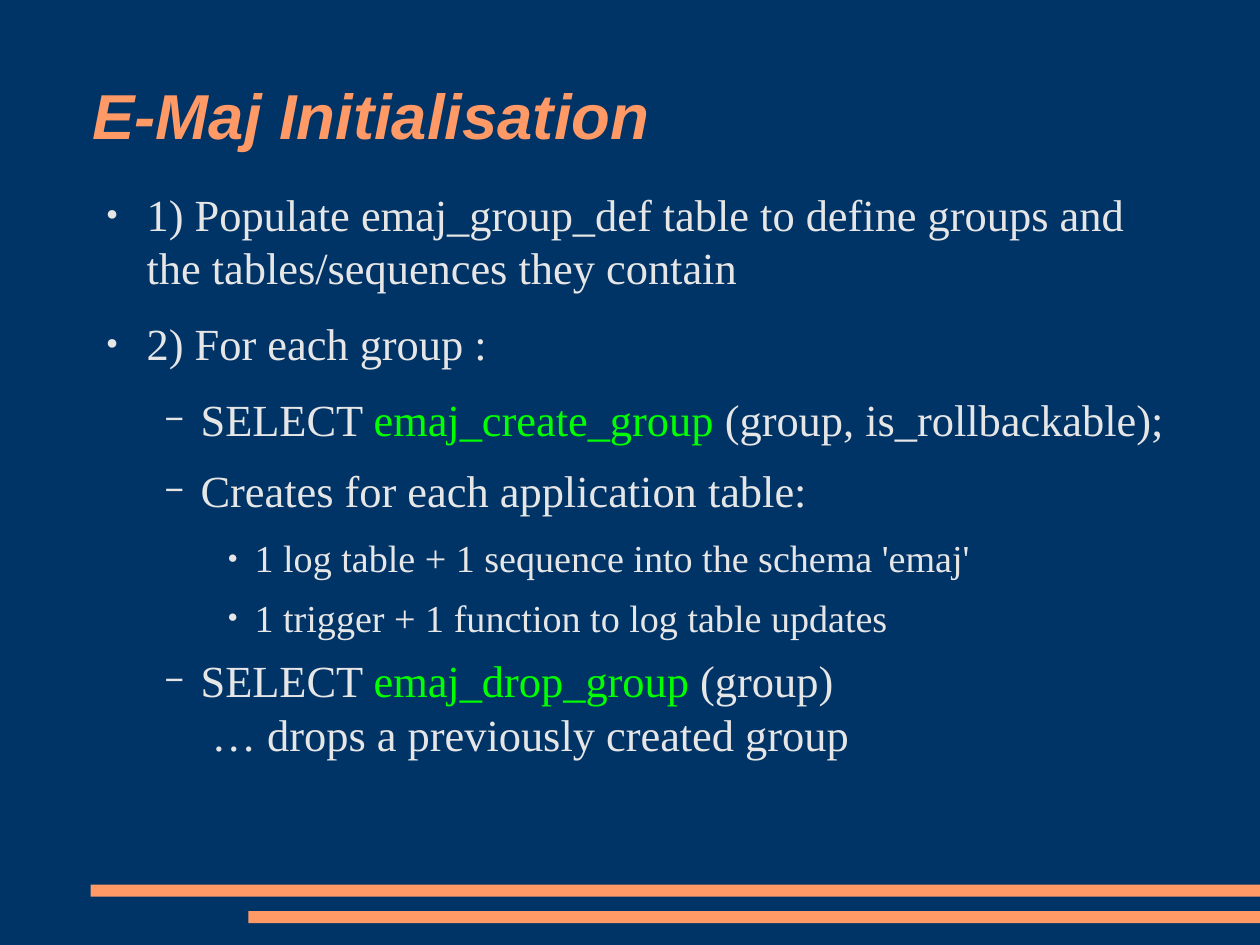
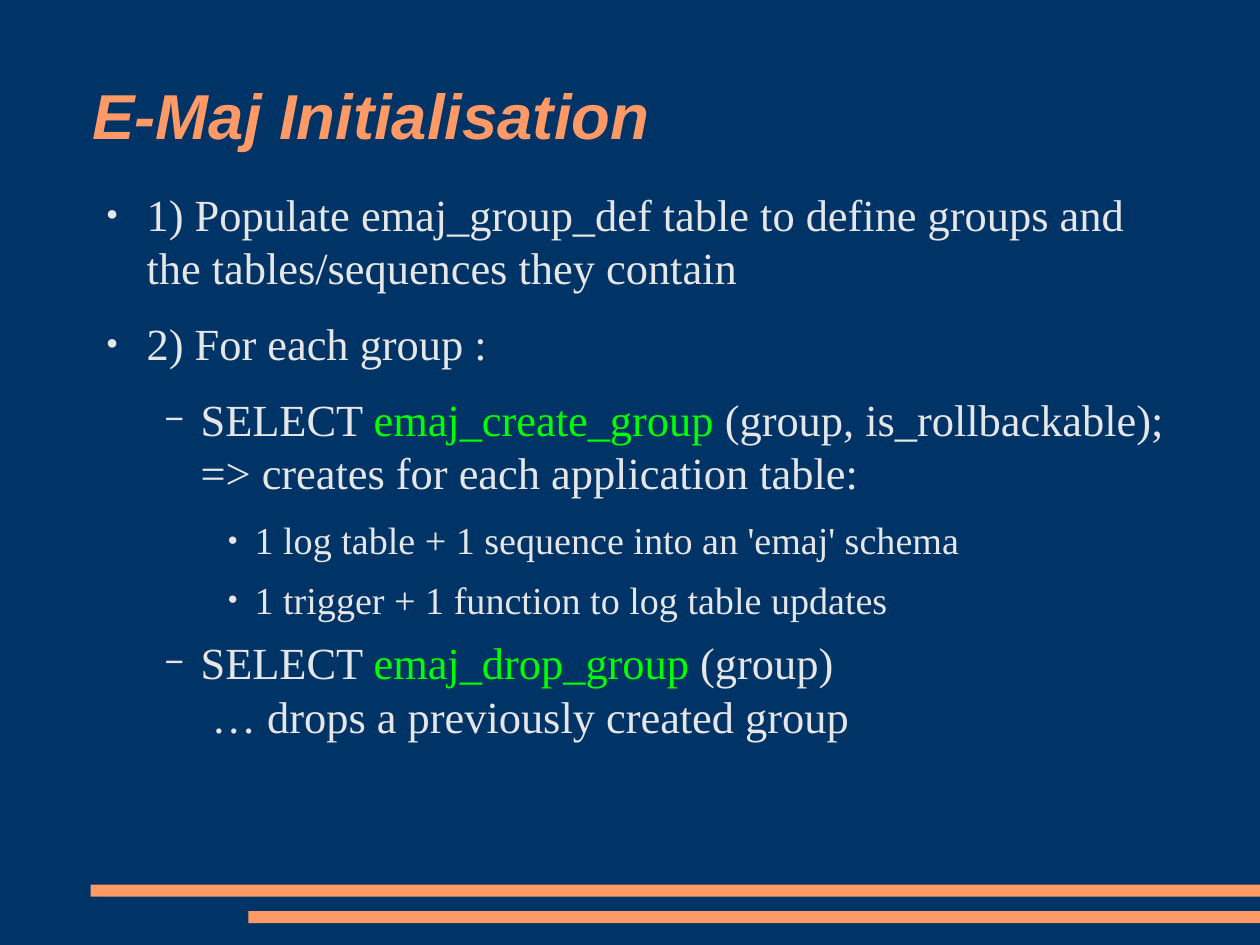
Before and after one commit to beaud76/emaj_doc, a slide deck: slide 9 of Emaj_pres_en.odp (slide 10 before the commit). Drawn at 1260x945 pixels with LibreOffice and Linux fonts; fonts in the diff are those of the drawing. Boxes give left, top, right and bottom in pixels: in the first picture for what was removed or moved away, otherwise in the second. Text is boxed around its words. In the diff, an @@ line names an element or a change of style, - is before the commit and + after.

```diff
--- a/Emaj_pres_en.odp
+++ b/Emaj_pres_en.odp
@@ text at box(201, 405, 1163, 562): text changed @@
-  − SELECT emaj_create_group (group, is_rollbackable);
-  − Creates for each application table:
-    ● 1 log table + 1 sequence into the schema 'emaj'
+  − SELECT emaj_create_group (group, is_rollbackable);
+    => creates for each application table:
+    ● 1 log table + 1 sequence into an 'emaj' schema
```
Also in this commit, not shown: 11 other slides changed, 3 slides added, 1 slide removed, 3 other files.
